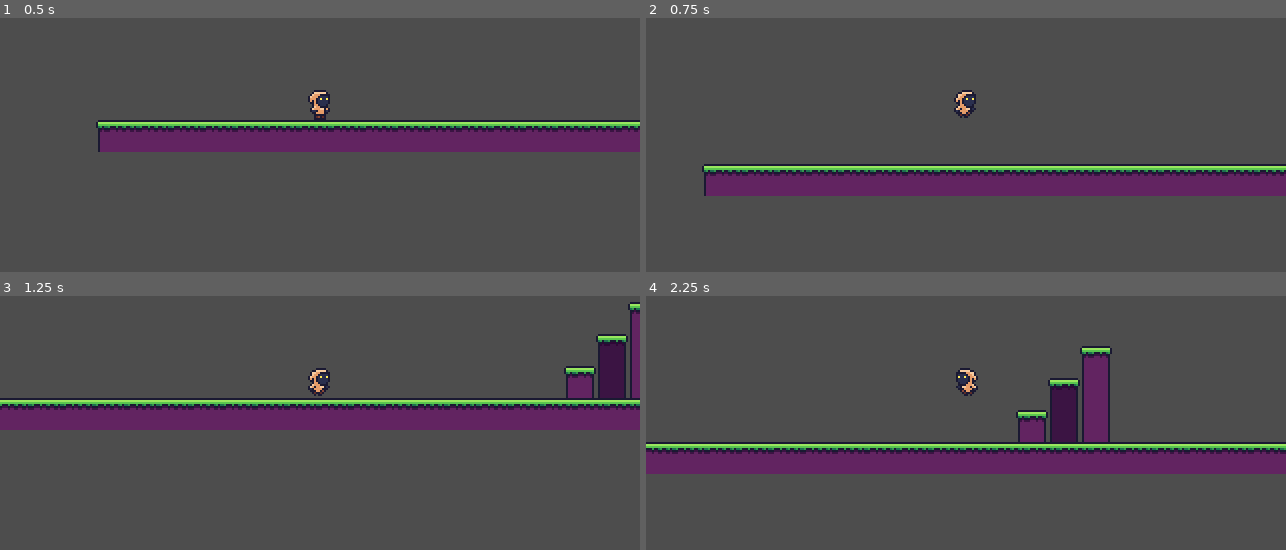
Above: before the commit, frames 1-4 (two rows, left to right).
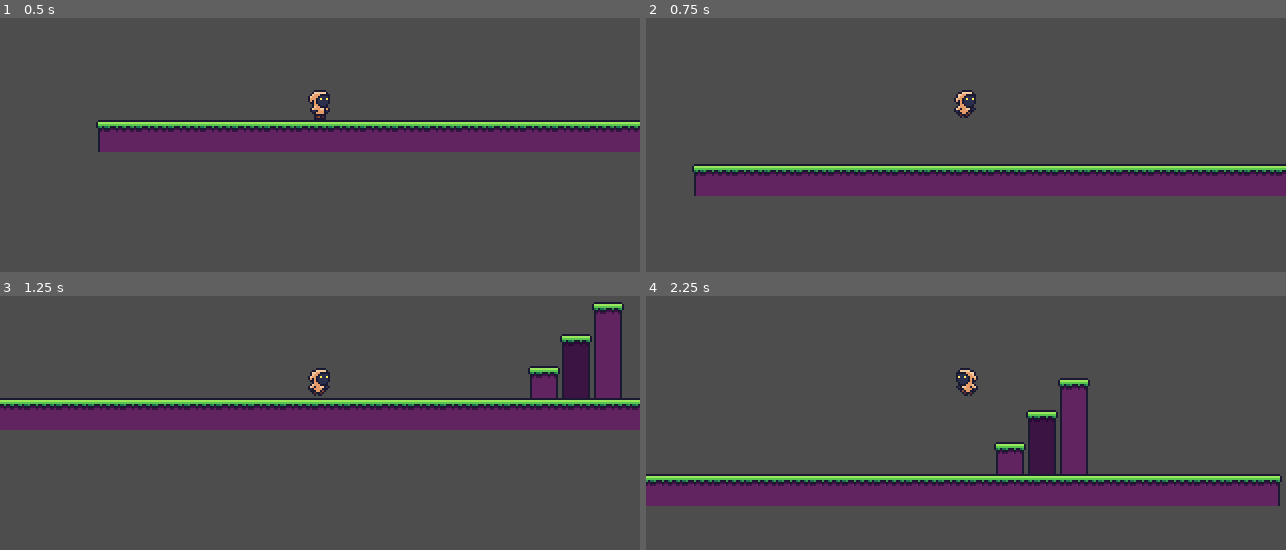
Above: after the commit, the same moments.

Repository: roquesystemexe/aril-and-iram
Game: Godot game, scene res://Scenes/TestLevel.tscn
Two runs of this game, one before a commit and one after it. Both use one fixed random seed, a clock stepped at 60 frames per second and the inputs below.
Inputs:
- Up to frame 1 (0.5 s): no input
- Up to frame 2 (0.75 s): hold D (move_right) from 0.53 s (still down); tap Space (jump) at 0.6 s
- Up to frame 3 (1.25 s): keep holding D (move_right); tap Space (jump) at 0.77, 1.07 s
- Up to frame 4 (2.25 s): tap Q (dash) at 1.35 s; tap Space (jump) at 1.52, 1.55, 1.82, 2.1 s; release D (move_right) at 2.03 s; hold A (move_left) from 2.03 s (still down)

Frame 1 is identical in both runs. In frame 2, 1.7% of the frame differs, in the area x 7-100%, y 57-71%; in frame 3, 6.0%; in frame 4, 28%, in the area x 0-100%, y 19-83%.

Commit message:
Added "restart" and "quit" buttons

Diff:
--- a/Scenes/TestLevel.tscn
+++ b/Scenes/TestLevel.tscn
@@ -1,6 +1,7 @@
 [gd_scene format=3 uid="uid://b4g7nchhrlk0b"]
 
 [ext_resource type="PackedScene" uid="uid://3pfgujl6juvm" path="res://Scenes/Player.tscn" id="1_bhm8u"]
+[ext_resource type="Script" uid="uid://8bibepw4ukv0" path="res://Scenes/test_level_script.gd" id="1_shgkq"]
 [ext_resource type="Texture2D" uid="uid://bw10b2ewvep88" path="res://Sprites/tiles_1.png" id="2_5ms4e"]
 
 [sub_resource type="TileSetAtlasSource" id="TileSetAtlasSource_5ms4e"]
@@ -91,6 +92,7 @@
 sources/0 = SubResource("TileSetAtlasSource_5ms4e")
 
 [node name="TestLevel" type="Node2D" unique_id=893113129]
+script = ExtResource("1_shgkq")
 
 [node name="TileMap" type="TileMap" parent="." unique_id=1953747551]
 tile_set = SubResource("TileSet_shgkq")
--- /dev/null
+++ b/Scenes/test_level_script.gd
@@ -0,0 +1,13 @@
+extends Node2D
+
+var input_handler := InputHandler.new();
+
+func restart() -> void:
+	get_tree().reload_current_scene();
+func quit() -> void:
+	get_tree().quit();
+func _process(delta: float) -> void:
+	if input_handler._restart():
+		restart();
+	if input_handler._quit():
+		quit();
--- a/Scripts/Handlers/input_handler.gd
+++ b/Scripts/Handlers/input_handler.gd
@@ -1,18 +1,16 @@
-#extends Node
-#class_name InputHandler
-#
-#func get_move() -> Vector2:
-	#var dir := Vector2.ZERO
-	#if Input.is_action_pressed("move_right"):
-		#dir.x += 1;
-	#if Input.is_action_pressed("move_left"):
-		#dir.x -= 1;
-	#if Input.is_action_just_pressed("jump"):
-		#dir.y -= 1;
-	#return dir.normalized()
-
 extends Node
 class_name InputHandler
+
+func _restart() -> bool:
+	if Input.is_action_just_pressed("restart"):
+		return true;
+	else:
+		return false;
+
+func _quit() -> bool:
+	if Input.is_action_just_pressed("quit"):
+		return true;
+	return false;
 
 func get_move() -> Vector2:
 	var dir := Vector2.ZERO
--- a/Scripts/player_movement.gd
+++ b/Scripts/player_movement.gd
@@ -2,7 +2,7 @@
 class_name PlayerMovement
 
 @export var gravity: float = 10.0;
-@export var speed: float = 100.0;
+@export var speed: float = 125.0;
 @export var jump_force: float = 135.0;
 @export var dash_force: float = 300.0;
 @export var dash_cooldown: int = 65;
--- a/project.godot
+++ b/project.godot
@@ -61,6 +61,16 @@
 "events": [Object(InputEventKey,"resource_local_to_scene":false,"resource_name":"","device":-1,"window_id":0,"alt_press …(192 unchanged characters)…
 ]
 }
+restart={
+"deadzone": 0.2,
+"events": [Object(InputEventKey,"resource_local_to_scene":false,"resource_name":"","device":-1,"window_id":0,"alt_pressed":false,"shift_pressed":false,"ctrl_pressed":false,"meta_pressed":false,"pressed":false,"keycode":0,"physical_keycode":82,"key_label":0,"unicode":114,"location":0,"echo":false,"script":null)
+]
+}
+quit={
+"deadzone": 0.2,
+"events": [Object(InputEventKey,"resource_local_to_scene":false,"resource_name":"","device":-1,"window_id":0,"alt_pressed":false,"shift_pressed":false,"ctrl_pressed":false,"meta_pressed":false,"pressed":false,"keycode":0,"physical_keycode":4194305,"key_label":0,"unicode":0,"location":0,"echo":false,"script":null)
+]
+}
 
 [rendering]
 
Not shown, added: Scenes/test_level_script.gd.uid
